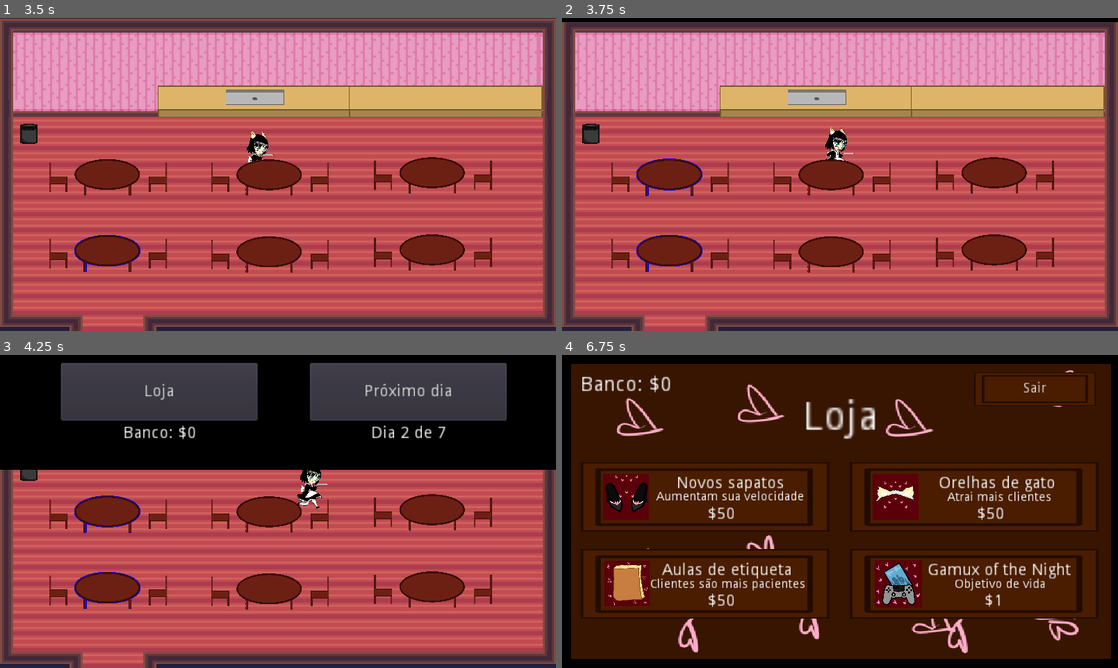
Above: before the commit, frames 1-4 (two rows, left to right).
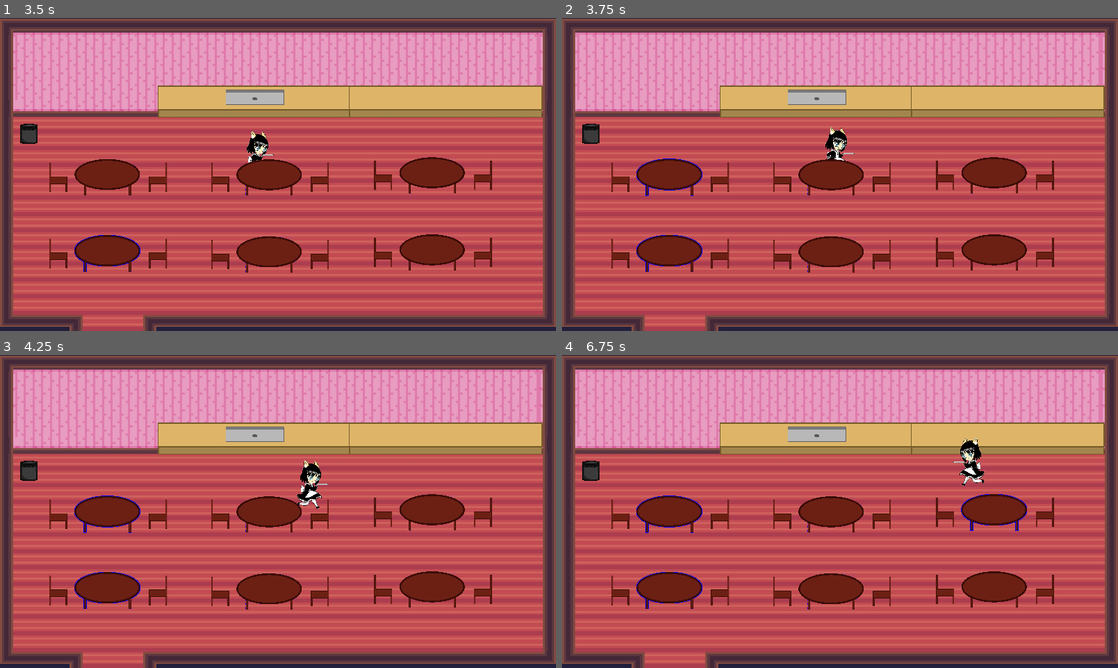
Above: after the commit, the same moments.

Repository: GamuxUnicamp/HLG-Jam-2
Game: Godot game, scene res://scenes/Main_Menu.tscn
Two runs of this game, one before a commit and one after it. Both use one fixed random seed, a clock stepped at 60 frames per second and the inputs below. The engine's default icon, where the game draws it, is replaced by a stand-in: a white triangle on a blue panel in a dark square.
Inputs (mouse positions are in pixels of both pictures, inside the frame that each line leads up to):
- Up to frame 1 (3.5 s): click (489, 158) at 0.5 s; tap Enter at 1.25 s; move the mouse to (400, 158) at 1.27 s; click (400, 158) at 1.35 s; tap Space at 2 s; move the mouse to (444, 102) at 2.02 s; click (444, 102) at 2.1 s; move the mouse to (105, 249) at 2.77 s; click (105, 249) at 2.85 s
- Up to frame 2 (3.75 s): move the mouse to (667, 171) at 3.52 s; click (667, 171) at 3.6 s
- Up to frame 3 (4.25 s): no input
- Up to frame 4 (6.75 s): click (723, 392) at 4.25 s, where only the run before the commit has a clickable "Loja"; click (967, 524) at 5 s, where only the run before the commit has a clickable "Próximo dia"; click (706, 492) at 5.77 s; click (723, 586) at 6.5 s, where only the run before the commit has a clickable "Loja"

Frame 1 is identical in both runs. In frame 2, 1.3% of the frame differs, in the area x 0-100%, y 0-2%; in frame 3, 36%; in frame 4, 99%, in the area x 0-100%, y 0-100%.

Commit message:
Working time set to 80

Diff:
--- a/scripts/Restaurant.gd
+++ b/scripts/Restaurant.gd
@@ -8,7 +8,7 @@
 onready var customers = $Customers
 onready var tables = $Tables
 
-export var working_time = 2
+export var working_time = 80
 var stuck_time = 0
 
 var summary_node:PackedScene = preload('res://scenes/Summary.tscn')
